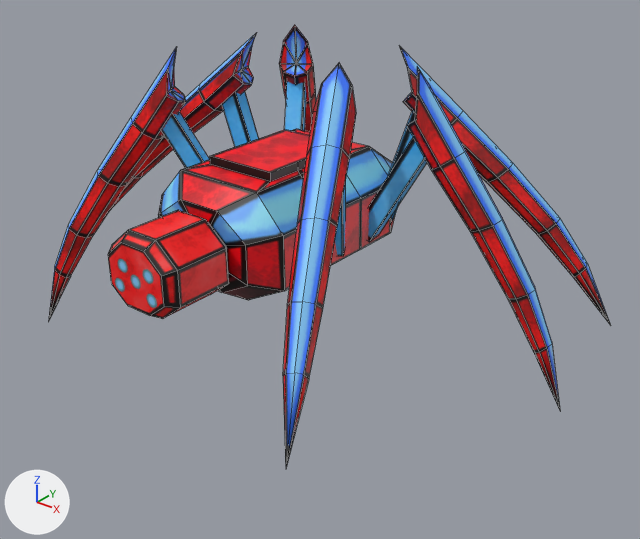
What one commit did to the FBX model Assets/Meshes/Boss/Animations/SpiderTankMeshAni.fbx.
The view is the same before and after, from a 50 mm lens placed at (0.162, -0.1835, 0.1018), pointed at (0.0096, 0.007, -0.0163). The lights are fixed; the arrows at lower left show +X, +Y and +Z. Both versions are drawn at frame 31 of the action 'Take 001'; the numbers are the values there. Mesh edges are drawn as thin lines.

Before the edit, the objects in view are built like this:
```python
ob_polysurface1 = bpy.data.objects.new('polySurface1', me_mesh)
ob_polysurface1.parent = ob_spiderbody1
ob_polysurface1.location = (0.0, 0.0, 0.0)
ob_polysurface10 = bpy.data.objects.new('polySurface10', me_mesh_009)
ob_polysurface10.parent = ob_polysurface1
ob_polysurface10.location = (2.044, -0.397, -1.563)
ob_polysurface10.rotation_euler = (0.114, 0.0649, 1.055)  # degrees (6.5, 3.7, 60)
ob_polysurface11 = bpy.data.objects.new('polySurface11', me_mesh_011)
ob_polysurface11.parent = ob_polysurface1
ob_polysurface11.location = (1.84, -0.397, -2.697)
ob_polysurface11.rotation_euler = (0.39, 0.14, 1.297)  # degrees (22, 8, 74)
ob_polysurface12 = bpy.data.objects.new('polySurface12', me_mesh_012)
ob_polysurface12.parent = ob_polysurface11
ob_polysurface12.location = (3.965, 0.021, 0.0134)
ob_polysurface12.rotation_euler = (0.0, 0.0, -2.007)  # degrees (0, 0, -115)
ob_polysurface2 = bpy.data.objects.new('polySurface2', me_mesh_001)
ob_polysurface2.parent = ob_polysurface1
ob_polysurface2.location = (-2.043, -0.396, 0.0)
ob_polysurface2.rotation_euler = (-0.543, 0.284, -1.135)  # degrees (-31, 16, -65)
ob_polysurface5 = bpy.data.objects.new('polySurface5', me_mesh_003)
ob_polysurface5.parent = ob_polysurface1
ob_polysurface5.location = (-2.043, -0.396, -1.563)
ob_polysurface5.rotation_euler = (-0.311, 0.0829, -1.3)  # degrees (-18, 4.7, -74)
ob_polysurface6 = bpy.data.objects.new('polySurface6', me_mesh_005)
ob_polysurface6.parent = ob_polysurface1
ob_polysurface6.location = (-1.853, -0.375, -2.693)
ob_polysurface6.rotation_euler = (0.937, -0.424, -1.276)  # degrees (54, -24, -73)
ob_polysurface7 = bpy.data.objects.new('polySurface7', me_mesh_007)
ob_polysurface7.parent = ob_polysurface1
ob_polysurface7.location = (2.044, -0.397, 0.0)
ob_polysurface7.rotation_euler = (-1.043, -0.188, 1.446)  # degrees (-60, -11, 83)
ob_polysurface9 = bpy.data.objects.new('polySurface9', me_mesh_010)
ob_polysurface9.parent = ob_polysurface10
ob_polysurface9.location = (3.96, 0.021, 0.0)
ob_polysurface9.rotation_euler = (0.0, 0.0, -2.007)  # degrees (0, 0, -115)
# also in view: 'polySurface4' at (-0.0548, 0.006, 0.0105); 'polySurface13' at (-0.0379, 0.0586, 0.0021); 'polySurface3' at (-0.0508, -0.0202, 0.0018); 'polySurface8' at (0.0375, -0.0311, 0.0121)
```
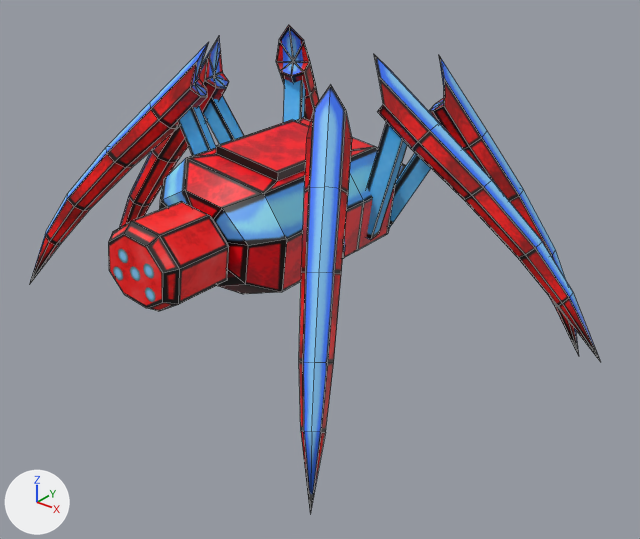
The change, as a list of edits to the scene's bpy script:
```text
Change ob_polysurface7:
    remove ob_polysurface7.parent = ob_polysurface1
    ob_polysurface7: bpy.data.objects.new('polySurface7', me_mesh_007) -> bpy.data.objects.new('polySurface7', me_mesh_009)
    ob_polysurface7.location: (2.044, -0.397, 0.0) -> (0.0204, 0.0, -0.00397)
    ob_polysurface7.rotation_euler: (-1.043, -0.188, 1.446) -> (1.571, -1.047, -0.997)  # degrees (-60, -11, 83) -> degrees (90, -60, -57)
    ob_polysurface7.scale: (1.0, 1.0, 1.0) -> (0.01, 0.01, 0.01)
Change ob_polysurface6:
    remove ob_polysurface6.parent = ob_polysurface1
    ob_polysurface6.location: (-1.853, -0.375, -2.693) -> (-0.0185, 0.0269, -0.00375)
    ob_polysurface6.rotation_euler: (0.937, -0.424, -1.276) -> (1.633, 1.208, -1.005)  # degrees (54, -24, -73) -> degrees (94, 69, -58)
    ob_polysurface6.scale: (1.0, 1.0, 1.0) -> (0.01, 0.01, 0.01)
Change ob_polysurface11:
    remove ob_polysurface11.parent = ob_polysurface1
    ob_polysurface11.location: (1.84, -0.397, -2.697) -> (0.0184, 0.027, -0.00397)
    ob_polysurface11.rotation_euler: (0.39, 0.14, 1.297) -> (1.571, -1.047, 0.474)  # degrees (22, 8, 74) -> degrees (90, -60, 27)
    ob_polysurface11.scale: (1.0, 1.0, 1.0) -> (0.01, 0.01, 0.01)
Change ob_polysurface5:
    remove ob_polysurface5.parent = ob_polysurface1
    ob_polysurface5.location: (-2.043, -0.396, -1.563) -> (-0.0204, 0.0156, -0.00396)
    ob_polysurface5.rotation_euler: (-0.311, 0.0829, -1.3) -> (1.571, 1.047, 0.262)  # degrees (-18, 4.7, -74) -> degrees (90, 60, 15)
    ob_polysurface5.scale: (1.0, 1.0, 1.0) -> (0.01, 0.01, 0.01)
Change ob_polysurface2:
    remove ob_polysurface2.parent = ob_polysurface1
    ob_polysurface2.location: (-2.043, -0.396, 0.0) -> (-0.0204, 0.0, -0.00396)
    ob_polysurface2.rotation_euler: (-0.543, 0.284, -1.135) -> (1.601, 1.235, 0.59)  # degrees (-31, 16, -65) -> degrees (92, 71, 34)
    ob_polysurface2.scale: (1.0, 1.0, 1.0) -> (0.01, 0.01, 0.01)
Change ob_polysurface10:
    remove ob_polysurface10.parent = ob_polysurface1
    ob_polysurface10: bpy.data.objects.new('polySurface10', me_mesh_009) -> bpy.data.objects.new('polySurface10', me_mesh_007)
    ob_polysurface10.location: (2.044, -0.397, -1.563) -> (0.0204, 0.0156, -0.00397)
    ob_polysurface10.rotation_euler: (0.114, 0.0649, 1.055) -> (1.579, -1.302, 0.173)  # degrees (6.5, 3.7, 60) -> degrees (90, -75, 10)
    ob_polysurface10.scale: (1.0, 1.0, 1.0) -> (0.01, 0.01, 0.01)
Change ob_polysurface1:
    remove ob_polysurface1.parent = ob_spiderbody1
    ob_polysurface1.location: (0.0, 0.0, 0.0) -> (0.0, 0.0, 0.00234)
    ob_polysurface1.rotation_euler: (0.0, 0.0, 0.0) -> (1.571, 0.131, 0.0)  # degrees (0, 0, 0) -> degrees (90, 7.5, 0)
    ob_polysurface1.scale: (1.0, 1.0, 1.0) -> (0.01, 0.01, 0.01)
Change ob_polysurface9:
    ob_polysurface9: bpy.data.objects.new('polySurface9', me_mesh_010) -> bpy.data.objects.new('polySurface9', me_mesh_008)
```

What differs and where, as boxes (x1, y1, x2, y2) in the pictures (640 x 539 px):
'polySurface1', moved, turned, rescaled
    before: (108, 129, 394, 319)
    after: (108, 118, 406, 311)
'polySurface8', moved, turned, rescaled
    before: (283, 63, 356, 466)
    after: (299, 85, 352, 513)
'polySurface9', moved, turned, rescaled, reshaped
    before: (407, 66, 560, 410)
    after: (374, 54, 600, 361)
'polySurface3', moved, turned, rescaled
    before: (48, 47, 186, 322)
    after: (30, 42, 209, 283)
'polySurface12', moved, turned, rescaled
    before: (400, 47, 610, 324)
    after: (430, 56, 579, 356)
'polySurface4', moved, turned, rescaled
    before: (110, 33, 256, 210)
    after: (120, 36, 229, 227)
'polySurface10', reshaped, moved, turned, rescaled
    before: (368, 137, 427, 242)
    after: (366, 122, 407, 240)
'polySurface13', moved, turned, rescaled
    before: (279, 25, 316, 132)
    after: (276, 25, 319, 121)
'polySurface2', moved, turned, rescaled
    before: (162, 112, 209, 168)
    after: (178, 106, 216, 156)
'polySurface5', moved, turned, rescaled
    before: (222, 92, 259, 147)
    after: (203, 95, 244, 144)
'polySurface11', moved, turned, rescaled
    before: (388, 111, 415, 222)
    after: (389, 121, 439, 228)
'polySurface6', moved, turned, rescaled
    before: (284, 81, 306, 131)
    after: (283, 79, 306, 122)
'polySurface7', moved, turned, rescaled, reshaped
    before: (335, 181, 346, 256)
    after: (343, 239, 345, 258)
